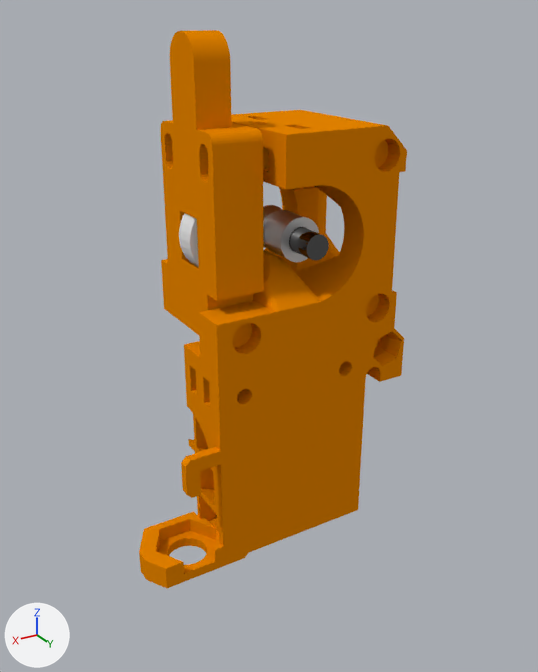
One commit to the Blender file Blender/Mk2 Extruder FOR MK8.blend: the scene before it, then after it.
Both versions are drawn from a 50 mm lens placed at (77.1, 110.2, 40.1), pointed at (6.5, -7.4, -18.7). The lights are fixed; the arrows at lower left show +X, +Y and +Z.

The first picture shows 'Axis', 'Circle.002', 'Extruder-Body.001', 'Extruder-Idler.001', 'MK8'.
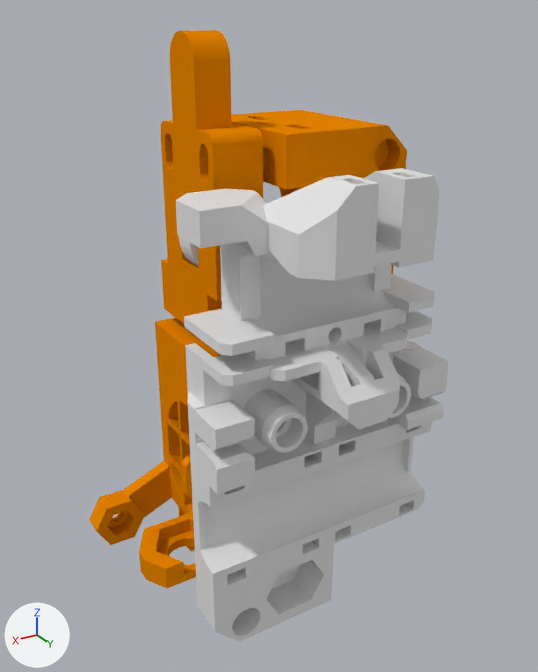
Location of each change, (x1, y1, x2, y2) in pixels of the pictures (538 x 672 px):
```json
{"object": "X-Carriage.001", "change": "added", "after": [176, 168, 449, 642]}
{"object": "Extruder-Cover.001", "change": "shown", "after": [89, 317, 200, 551], "on screen": "orange"}
{"object": "Extruder-Body.001", "change": "unchanged, covered by the edit", "before": [139, 110, 407, 588], "after": [139, 110, 407, 588]}
{"object": "MK8", "change": "unchanged, covered by the edit", "before": [263, 205, 319, 262]}
```

The change, as JSON lines over the scene's bpy script:
```json
{"op": "add", "block": "me_x_carriage_001", "code": ["me_x_carriage_001 = bpy.data.meshes.new('X-Carriage.001')", "me_x_carriage_001.from_pydata(...)  # 1885 vertices, 3824 faces; spans x -42.5..9.5, y -20.0..73.0, z 0.0..25.0"]}
{"op": "remove", "block": "ob_extruder_cover_001", "code": "ob_extruder_cover_001.hide_set(True)"}
{"op": "add", "block": "ob_x_carriage_001", "code": ["ob_x_carriage_001 = bpy.data.objects.new('X-Carriage.001', me_x_carriage_001)", "ob_x_carriage_001.location = (19.9, -1.6, -2.7)", "ob_x_carriage_001.rotation_euler = (-1.571, 0.0, 0.0)  # degrees (-90, 0, 0)"]}
```
